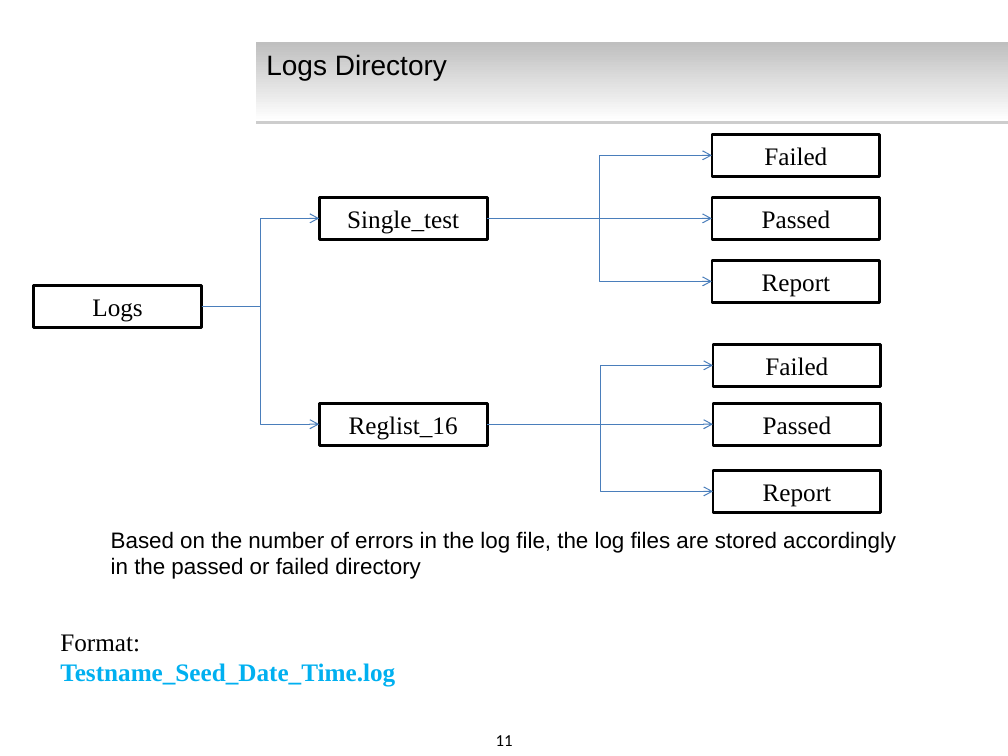
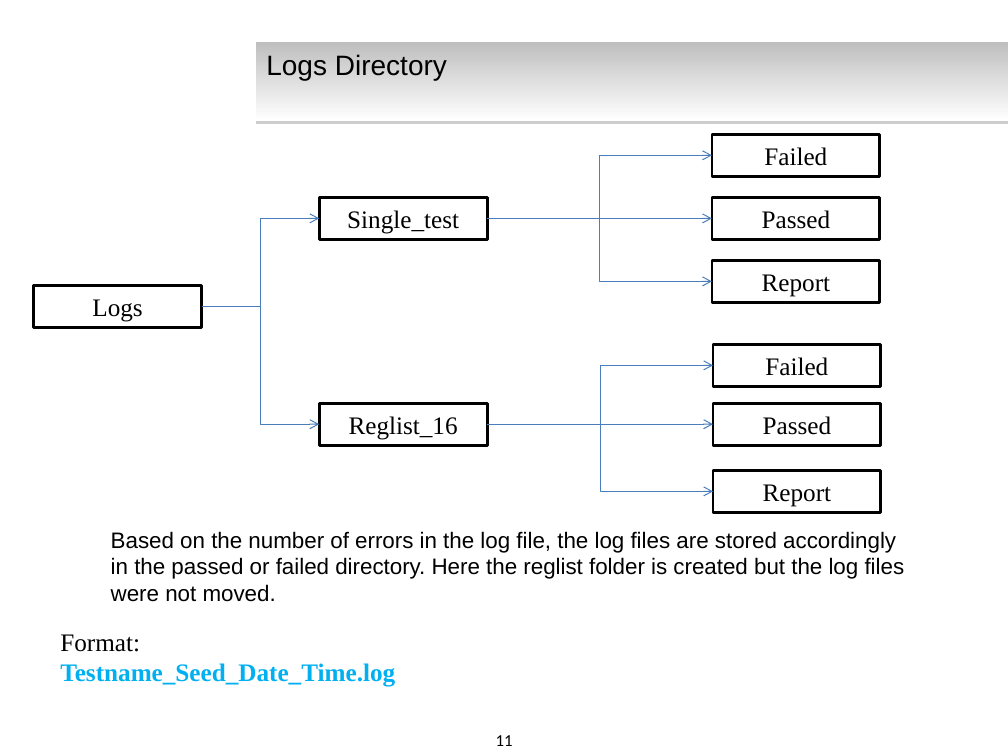
Before and after one commit to keshav009/test-repo, a slide deck: slide 11 of Presentation_final.pptx. Drawn at 1008x756 pixels with LibreOffice and Linux fonts; fonts in the diff are those of the drawing; background and template pictures are left out. Boxes give left, top, right and bottom in pixels: in the first picture for what was removed or moved away, otherwise in the second. Text is boxed around its words. In the diff, an @@ line names an element or a change of style, - is before the commit and + after.

```diff
--- a/Presentation_final.pptx
+++ b/Presentation_final.pptx
@@ text at (111,531,905,602): text changed @@
-Based on the number of errors in the log file, the log files are stored accordingly in the passed or failed directory
+Based on the number of errors in the log file, the log files are stored accordingly in the passed or failed directory. Here the reglist folder is created but the log files were not moved.
```
Also in this commit, not shown: 2 other slides changed, 7 slides added, 1 slide removed.
